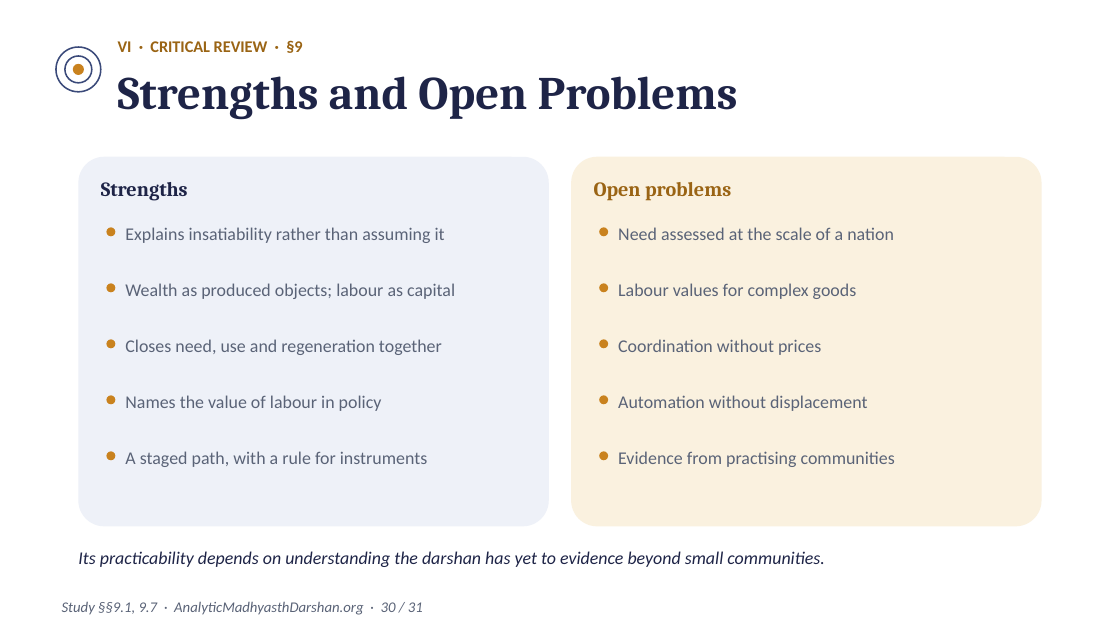
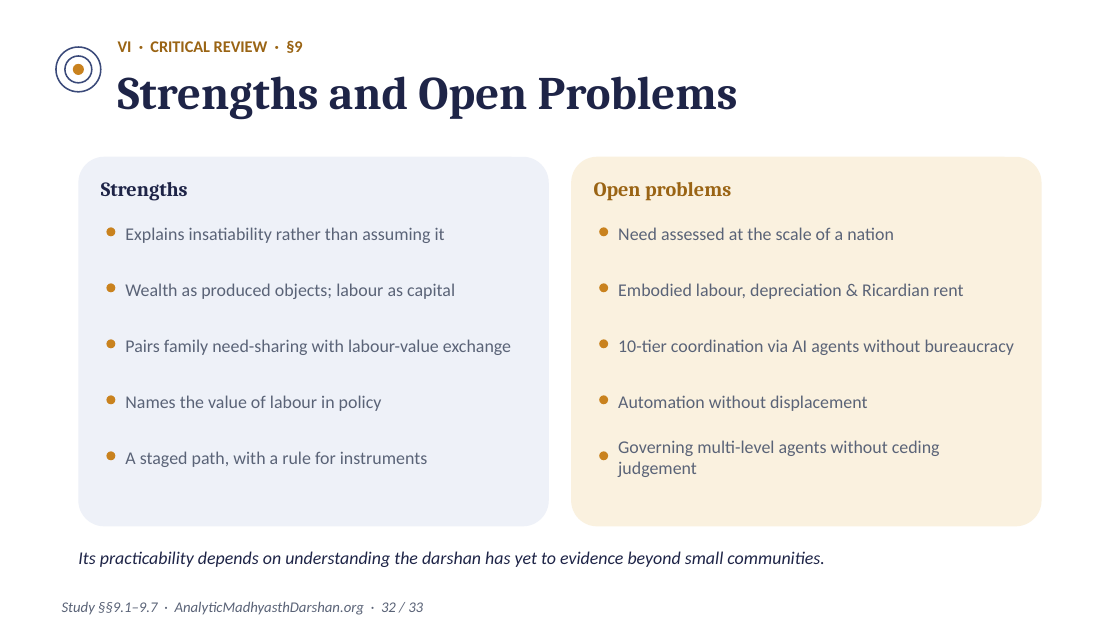
Before and after one commit to raghavamohan/AnalyticMadhyasthDarshan, a slide deck: slide 32 of Studies/Prosperity-Economics-And-Right-Use/Prosperity-Economics-And-Right-Use-Madhyasth-Darshan.pptx (slide 30 before the commit). Drawn at 1120x630 pixels with LibreOffice and Linux fonts; fonts in the diff are those of the drawing. Boxes give left, top, right and bottom in pixels: in the first picture for what was removed or moved away, otherwise in the second. Text is boxed around its words. In the diff, an @@ line names an element or a change of style, - is before the commit and + after.

```diff
--- a/Studies/Prosperity-Economics-And-Right-Use/Prosperity-Economics-And-Right-Use-Madhyasth-Darshan.pptx
+++ b/Studies/Prosperity-Economics-And-Right-Use/Prosperity-Economics-And-Right-Use-Madhyasth-Darshan.pptx
@@ text at box(618, 283, 963, 299): text changed @@
-Labour values for complex goods
+Embodied labour, depreciation & Ricardian rent
@@ text at box(125, 339, 511, 355): text changed @@
-Closes need, use and regeneration together
+Pairs family need-sharing with labour-value exchange
@@ text at box(618, 339, 1014, 355): text changed @@
-Coordination without prices
+10-tier coordination via AI agents without bureaucracy
@@ text at box(618, 440, 940, 477): text changed @@
-Evidence from practising communities
+Governing multi-level agents without ceding judgement
@@ text at box(62, 601, 423, 615): text changed @@
-Study §§9.1, 9.7 · AnalyticMadhyasthDarshan.org · 30 / 31
+Study §§9.1–9.7 · AnalyticMadhyasthDarshan.org · 32 / 33
```
Also in this commit, not shown: 30 other slides changed, 2 slides added, 16 other files.
